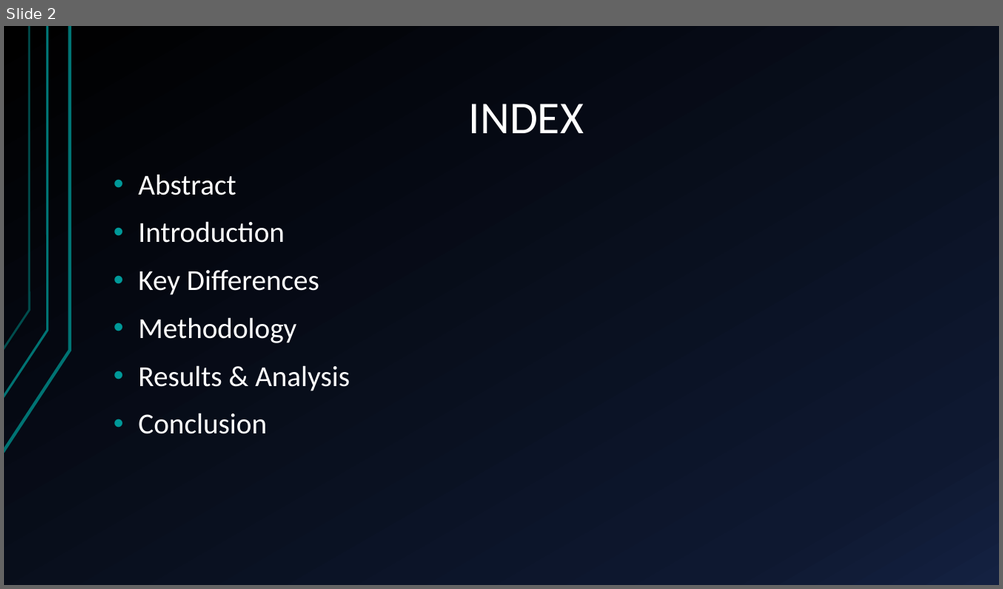
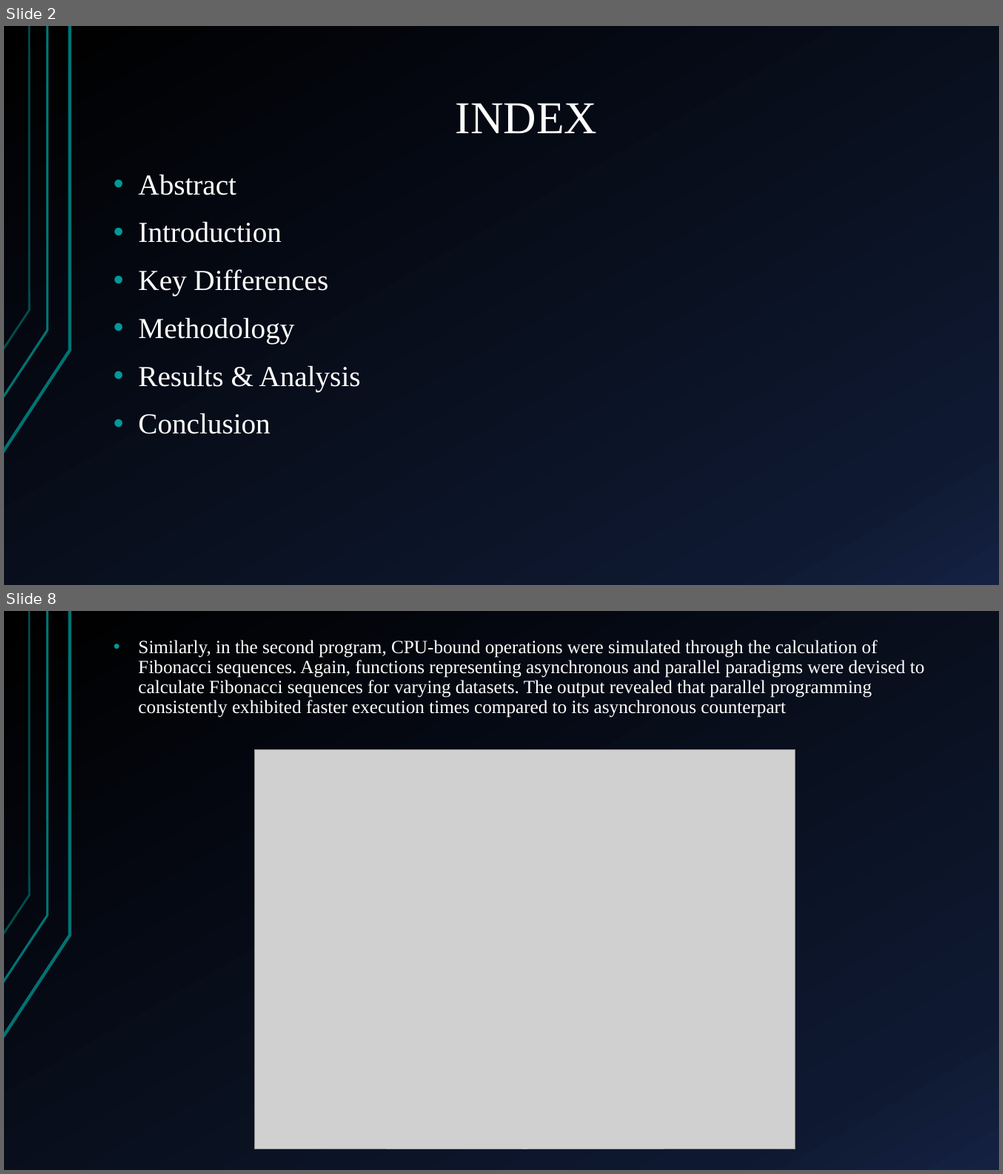
Before and after one commit to ShreyashBhardwaj/AnalysisoUseCases, a slide deck: Analysis of Use Cases.pptx. Shown one above the other, each under a label of ours: slide 2 before the commit, slides 2 and 8 after it; the slides between them are not shown. The pictures are 1003x589 and 1003x1174 pixels, drawn with LibreOffice and Linux fonts; fonts in the diff are those of the drawing; grey boxes stand for pictures. Boxes give left, top, right and bottom in pixels: in the first picture for what was removed or moved away, otherwise in the second. Text is boxed around its words. In the diff, an @@ line names an element or a change of style, - is before the commit and + after.

```diff
--- a/Analysis of Use Cases.pptx
+++ b/Analysis of Use Cases.pptx
@@ slide 8 added at (4,611,999,1170), background gradient #000000 to #0F1931 to #142242; not listed: 3 template elements that a slide beside it also shows @@
@@ text added at (138,640,925,718), 18 pt, text #FFFFFF @@
+• Similarly, in the second program, CPU-bound operations were simulated through the calculation of Fibonacci sequences. Again, functions representing asynchronous and parallel paradigms were devised to calculate Fibonacci sequences for varying datasets. The output revealed that parallel programming consistently exhibited faster execution times compared to its asynchronous counterpart
@@ picture added at (255,750,795,1150) @@
@@ slide 2 changed as well @@
@@ title "INDEX" at (455,103,597,133): font Calibri to Times New Roman @@
@@ text "Abstract" at (138,174,361,434): font Calibri to Times New Roman @@
```
Also in this commit, not shown: 6 other slides changed, 8 other slides added, 2 slides removed.
